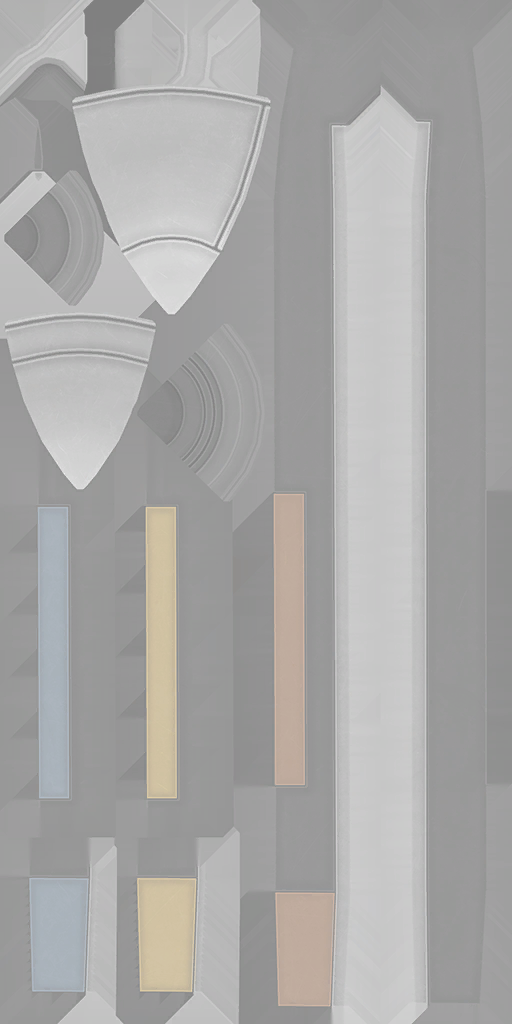
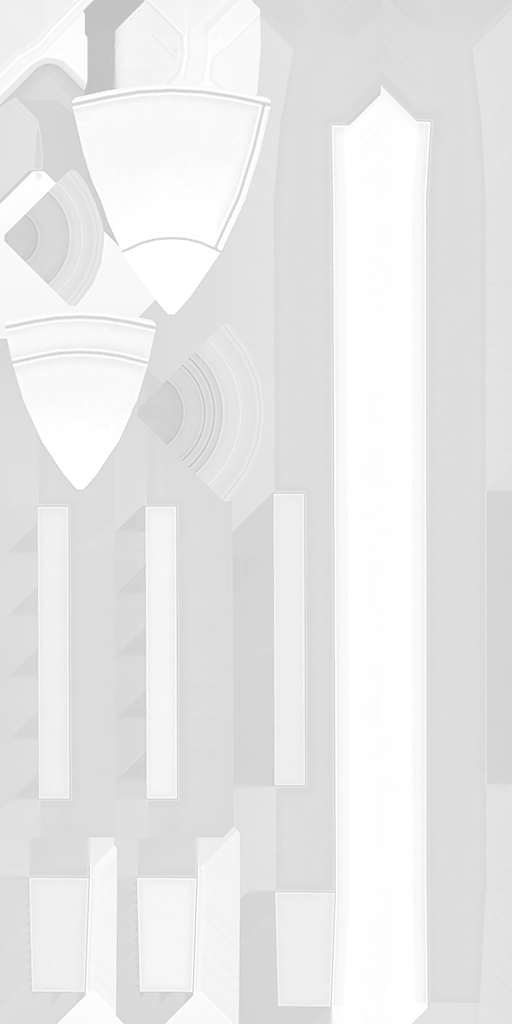
Layers edited between the first and the second 512 x 1024 image:
pixels changed over (0, 0, 512, 1024) (layer not identified)
